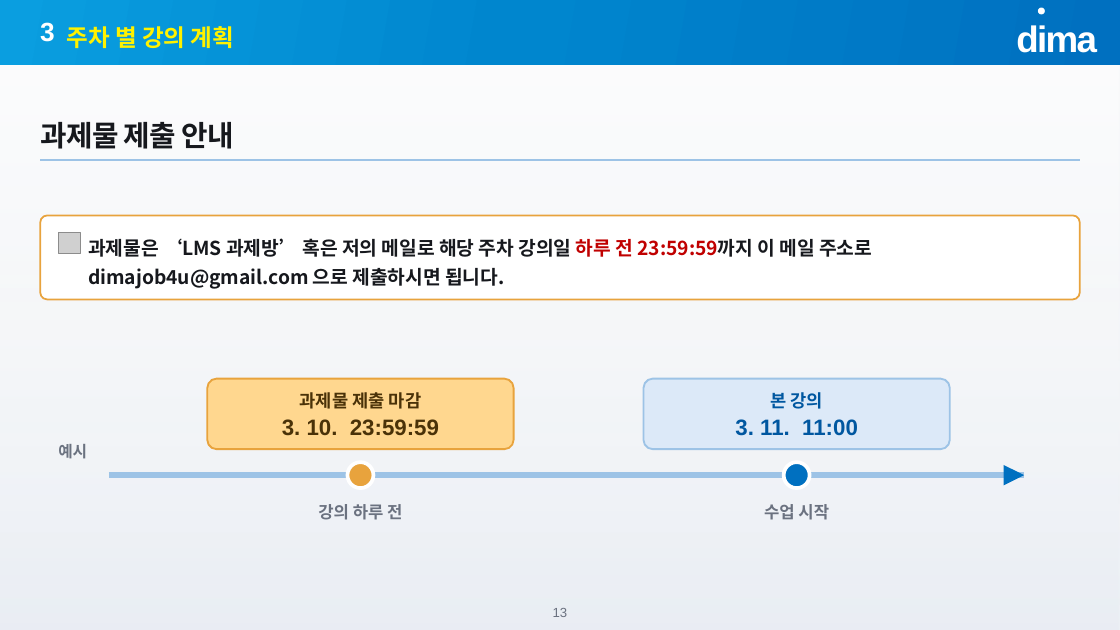
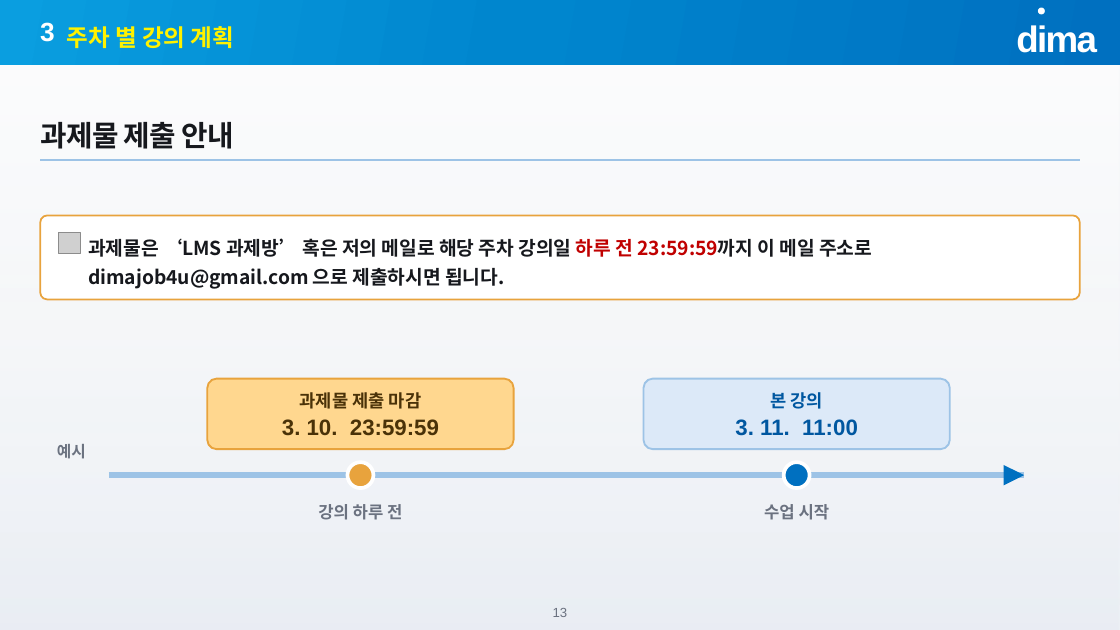
Before and after one commit to jungaistar/lms, a slide deck: slide 13 of materials/dist/1주차_오리엔테이션.pptx. Drawn at 1120x630 pixels with LibreOffice and Linux fonts; fonts in the diff are those of the drawing; grey boxes stand for pictures. Boxes give left, top, right and bottom in pixels: in the first picture for what was removed or moved away, otherwise in the second. Text is boxed around its words. In the diff, an @@ line names an element or a change of style, - is before the commit and + after.

```diff
--- a/materials/dist/1주차_오리엔테이션.pptx
+++ b/materials/dist/1주차_오리엔테이션.pptx
@@ text "예시" at (57,444,86,459): alignment centre to left @@
```
Also in this commit, not shown: 18 other slides changed, 32 other files.
